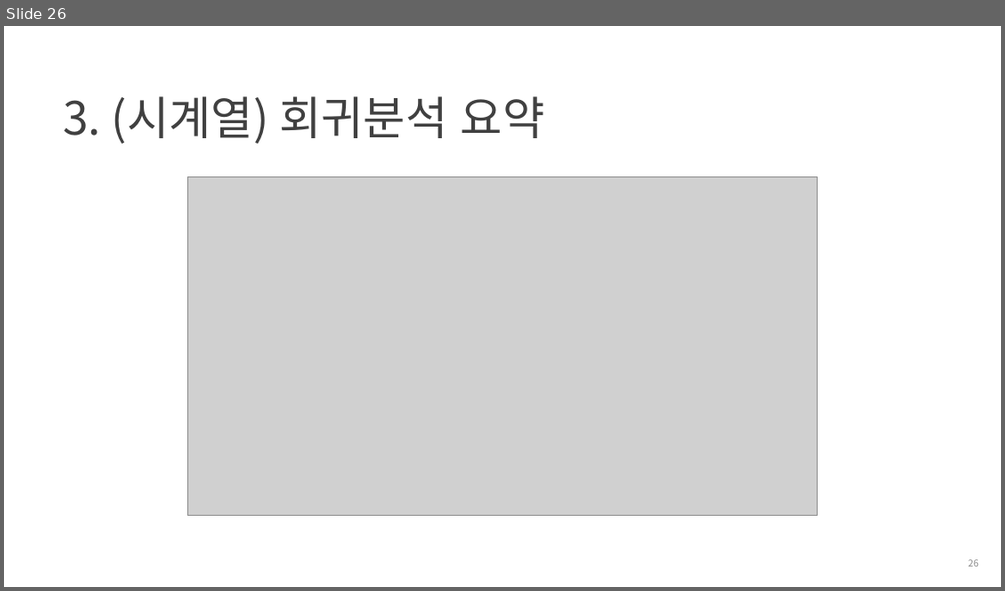
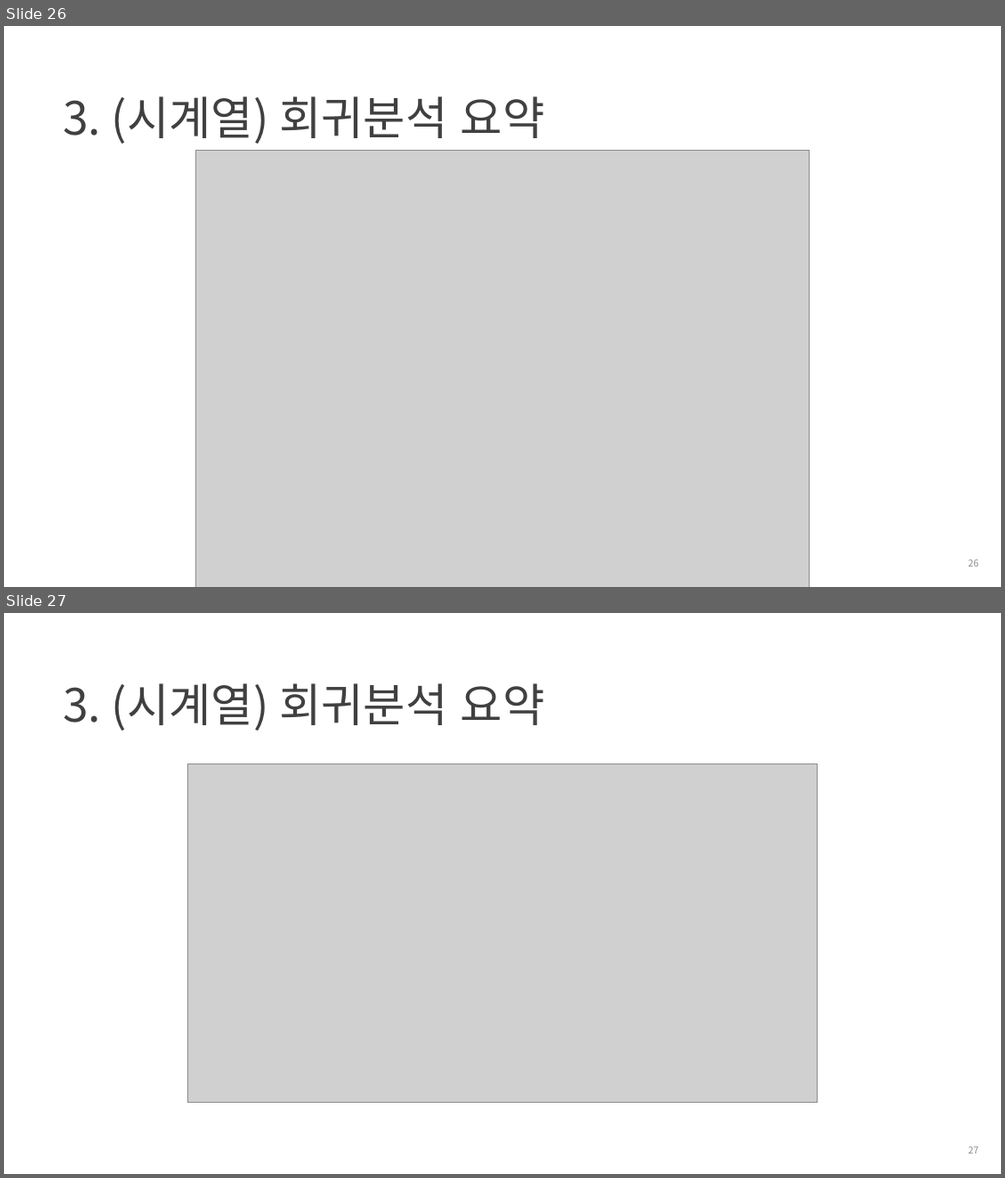
Before and after one commit to cheonbi/TimeSeriesAnalysis, a slide deck: Shared/[FastCampus] 3주차_강의자료_김경원박사.pptx. Shown one above the other, each under a label of ours: slide 26 before the commit, slides 26 and 27 after it. The pictures are 1005x591 and 1005x1178 pixels, drawn with LibreOffice and Linux fonts; fonts in the diff are those of the drawing; grey boxes stand for pictures; background and template pictures are left out. Boxes give left, top, right and bottom in pixels: in the first picture for what was removed or moved away, otherwise in the second. Text is boxed around its words. In the diff, an @@ line names an element or a change of style, - is before the commit and + after.

```diff
--- a/Shared/[FastCampus] 3주차_강의자료_김경원박사.pptx
+++ b/Shared/[FastCampus] 3주차_강의자료_김경원박사.pptx
@@ slide 26 added at (x1=4, y1=26, x2=1001, y2=587), background #FFFFFF @@
@@ title added at (x1=63, y1=96, x2=545, y2=143), 44 pt, text #404040 @@
+3. (시계열) 회귀분석 요약
@@ picture added at (x1=196, y1=150, x2=809, y2=587) @@
@@ page number added at (x1=968, y1=559, x2=979, y2=566), 9 pt, text #8C8C8C @@
+26
@@ what was slide 26 is now slide 27 @@
@@ page number at (x1=968, y1=1146, x2=979, y2=1153): text changed @@
-26
+27
```
Also in this commit, not shown: 7 slides changed, 11 other files.
